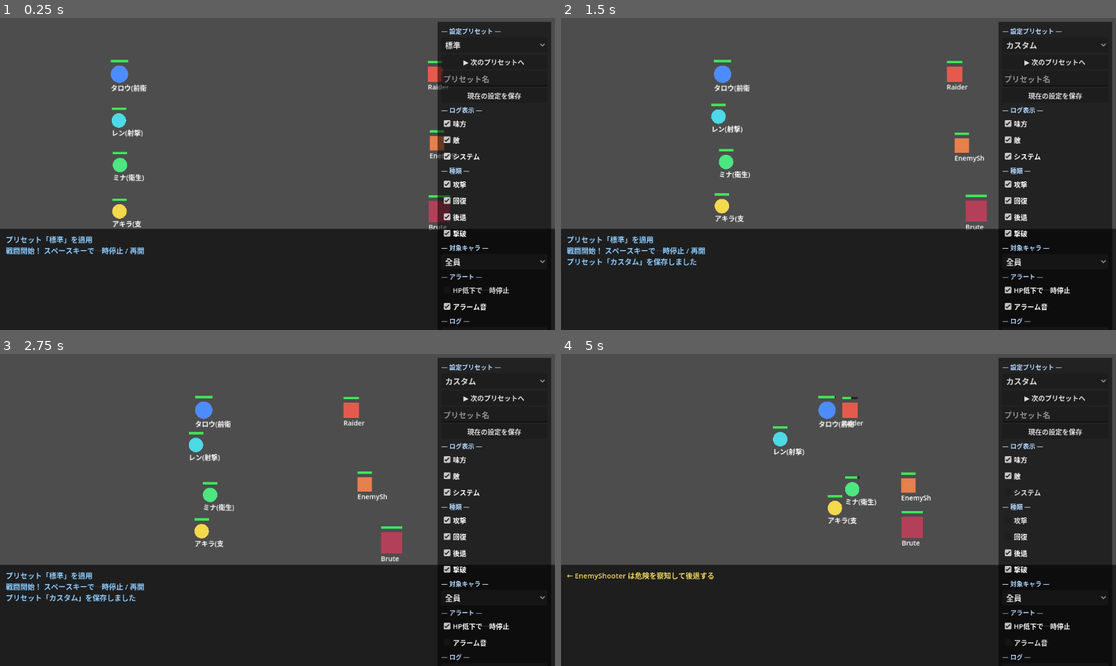
Above: before the commit, frames 1-4 (two rows, left to right).
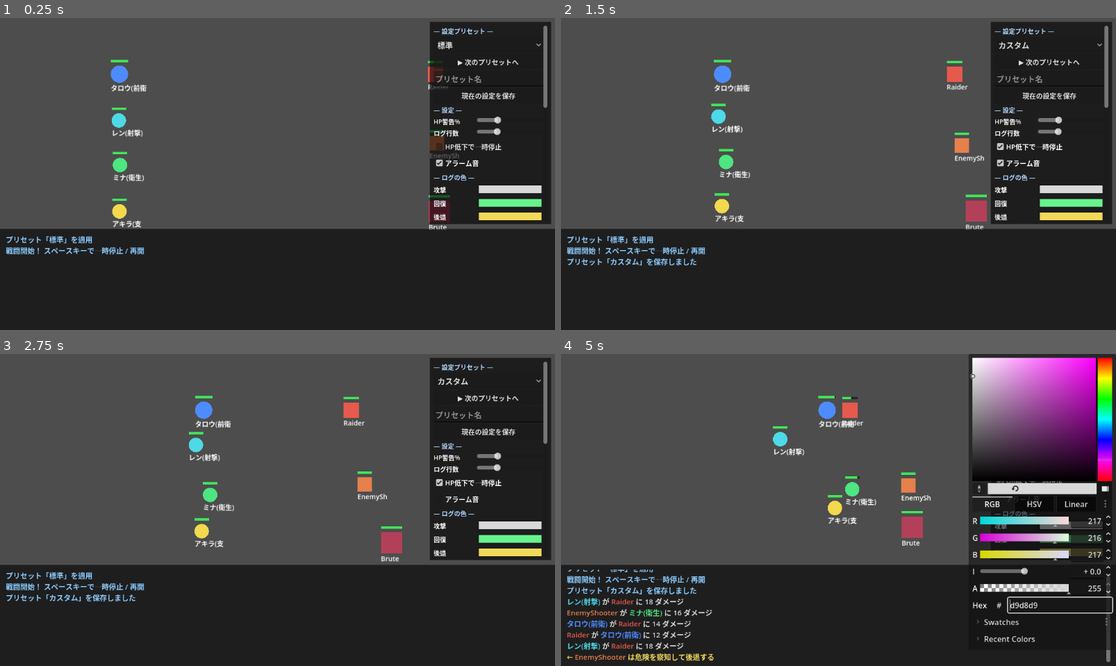
Above: after the commit, the same moments.

Repository: GGF1sh/AutoRTS-Project
Game: Godot game, scene res://Main.tscn
The game is run twice, just before and just after one commit, with the same random seed, the same clock (stepped at 60 frames per second) and the same inputs.
Inputs (mouse positions are in pixels of both pictures, inside the frame that each line leads up to):
- Up to frame 1 (0.25 s): no input
- Up to frame 2 (1.5 s): click "現在の設定を保存" at 0.5 s; click "HP低下で一時停止" at 1.25 s
- Up to frame 3 (2.75 s): click "アラーム音" at 2 s
- Up to frame 4 (5 s): click "システム" at 2.75 s; click (1054, 519) at 3.5 s, where only the run before the commit has a clickable "攻撃"; click (1054, 534) at 4.25 s, where only the run before the commit has a clickable "回復"

The runs differ from the first frame. In frame 1, 4.4% of the frame differs, in the area x 77-100%, y 1-99%; in frame 2, 4.4%; in frame 3, 4.4%; in frame 4, 18%, in the area x 1-100%, y 0-99%.

Commit message:
v0.8.1: ログ色分け＆ゲーム内CONFIG UI＆ログ保存設定
- ログ中のキャラ名をそのキャラ色で表示（_colorize_names, BBCode入れ子）
- 右上パネルをScrollContainer化し設定をその場編集:
  HP警告%/ログ行数スライダー、ログ6種のカラーピッカー、各チェック
- プリセット切替時にスライダー/色も追従（_suppress_ui_signalガード）
- ログ保存をデフォルトOFF＋自動保存チェック＋FileDialogで保存先選択＋手動保存
- 設定の保留論点を docs/ideas/DESIGN_QUESTIONS.md に記録

Diff:
--- a/GameData.gd
+++ b/GameData.gd
@@ -24,6 +24,8 @@
 	"alarm_on": true,
 	"auto_pause_on_alert": false,
 	"max_log_lines": 12,
+	"log_save_enabled": false,
+	"log_save_dir": "user://logs",
 	"log_colors": {
 		"attack": "#d9d9d9", "heal": "#66f28c", "retreat": "#f2d959",
 		"death": "#f27373", "warn": "#ff8c26", "system": "#8cccff",
--- a/Main.gd
+++ b/Main.gd
@@ -20,6 +20,10 @@
 var auto_pause_on_alert: bool = false
 var max_log_lines: int = 12
 
+# --- ログ保存設定（デフォルトOFF） ---
+var log_save_enabled: bool = false      # 戦闘終了時の自動保存
+var log_save_dir: String = "user://logs"  # 保存先（フォルダ選択で変更可）
+
 # ログの色（プリセットから読み込む。category 名 -> Color）
 var LOG_COLORS: Dictionary = {
 	"attack": Color(0.85, 0.85, 0.85), "heal": Color(0.40, 0.95, 0.55),
@@ -31,6 +35,9 @@
 
 # ログ1件 = { "text": String, "category": String, "faction": String }
 var _log_entries: Array = []
+
+# ユニット名 -> 色(#RRGGBB)。ログ中の名前を色分けするのに使う。
+var _name_colors: Dictionary = {}
 
 # --- フィルタ状態 ---
 var _show_faction: Dictionary = { "ally": true, "enemy": true, "system": true }
@@ -52,6 +59,13 @@
 var _preset_name_edit: LineEdit
 var _chk_alarm: CheckBox
 var _chk_autopause: CheckBox
+var _chk_logsave: CheckBox
+var _save_dir_label: Label
+var _file_dialog: FileDialog
+var _threshold_slider: HSlider
+var _maxlines_slider: HSlider
+var _color_buttons: Dictionary = {}     # category -> ColorPickerButton
+var _suppress_ui_signal: bool = false   # プリセット適用中はUIのシグナルを無視
 
 # 音
 var _beep_player: AudioStreamPlayer
@@ -102,7 +116,8 @@
 	_result_label.text = text
 	_result_label.visible = true
 	log_message("=== %s ===" % text, "system", "system")
-	_save_log()  # 戦闘終了時に自動保存
+	if log_save_enabled:  # 自動保存はONのときだけ
+		_save_log()
 
 
 # ============================================================
@@ -118,6 +133,8 @@
 	alarm_on = bool(p.get("alarm_on", true))
 	auto_pause_on_alert = bool(p.get("auto_pause_on_alert", false))
 	max_log_lines = int(p.get("max_log_lines", 12))
+	log_save_enabled = bool(p.get("log_save_enabled", false))
+	log_save_dir = str(p.get("log_save_dir", "user://logs"))
 
 	var colors: Dictionary = p.get("log_colors", {})
 	for key in colors.keys():
@@ -125,10 +142,23 @@
 			LOG_COLORS[key] = Color.html(colors[key])
 
 	# UIに反映（シグナルを出さずに状態だけ合わせる）
+	_suppress_ui_signal = true
 	if _chk_alarm:
 		_chk_alarm.set_pressed_no_signal(alarm_on)
 	if _chk_autopause:
 		_chk_autopause.set_pressed_no_signal(auto_pause_on_alert)
+	if _threshold_slider:
+		_threshold_slider.value = low_hp_threshold * 100.0
+	if _maxlines_slider:
+		_maxlines_slider.value = float(max_log_lines)
+	if _chk_logsave:
+		_chk_logsave.set_pressed_no_signal(log_save_enabled)
+	if _save_dir_label:
+		_save_dir_label.text = log_save_dir
+	for k in _color_buttons.keys():
+		if LOG_COLORS.has(k):
+			_color_buttons[k].color = LOG_COLORS[k]
+	_suppress_ui_signal = false
 
 	_refresh_log()
 	log_message("プリセット「%s」を適用" % preset_name, "system", "system")
@@ -158,6 +188,8 @@
 		"alarm_on": alarm_on,
 		"auto_pause_on_alert": auto_pause_on_alert,
 		"max_log_lines": max_log_lines,
+		"log_save_enabled": log_save_enabled,
+		"log_save_dir": log_save_dir,
 		"log_colors": _colors_to_hex(),
 	}
 	if GameData.save_user_preset(preset_name, preset):
@@ -234,11 +266,22 @@
 	for e in _log_entries:
 		if not _passes_filter(e):
 			continue
-		var col: Color = LOG_COLORS.get(e["category"], Color.WHITE)
-		lines.append("[color=#%s]%s[/color]" % [col.to_html(false), e["text"]])
+		var base_hex: String = LOG_COLORS.get(e["category"], Color.WHITE).to_html(false)
+		var body: String = _colorize_names(e["text"], base_hex)
+		lines.append("[color=#%s]%s[/color]" % [base_hex, body])
 	if lines.size() > max_log_lines:
 		lines = lines.slice(lines.size() - max_log_lines)
 	_log_label.text = "\n".join(lines)
+
+
+# ログ本文中のユニット名を、そのキャラの色に染める。
+# 外側の [color=base] の中で名前部分だけ別色にし、閉じると base に戻る。
+func _colorize_names(text: String, base_hex: String) -> String:
+	var s: String = text
+	for uname in _name_colors.keys():
+		if uname in s:
+			s = s.replace(uname, "[color=#%s]%s[/color]" % [_name_colors[uname], uname])
+	return s
 
 
 func _passes_filter(entry: Dictionary) -> bool:
@@ -256,7 +299,7 @@
 
 # ログ＋参加ユニット設定を user://logs/ にテキスト保存（AIに食わせる素材用）
 func _save_log() -> void:
-	var dir: String = "user://logs"
+	var dir: String = log_save_dir
 	DirAccess.make_dir_recursive_absolute(dir)
 	var stamp: String = Time.get_datetime_string_from_system().replace(":", "-").replace("T", "_")
 	var path: String = "%s/battle_%s.txt" % [dir, stamp]
@@ -359,6 +402,9 @@
 
 		_units_node.add_child(u)
 
+		# ログ用に「名前 -> 色」を登録
+		_name_colors[u.unit_name] = u.base_color.to_html(false)
+
 		if _target_option:
 			_target_option.add_item(u.unit_name)
 
@@ -454,23 +500,29 @@
 	layer.add_child(_result_label)
 
 
-# 右上の操作パネル（プリセット・フィルタ・アラート・保存）
+# 右上の設定パネル（スクロール可能）。ゲーム内CONFIGをここで完結。
 func _build_control_panel(layer: CanvasLayer) -> void:
 	var panel: PanelContainer = PanelContainer.new()
 	panel.set_anchors_preset(Control.PRESET_TOP_RIGHT)
-	panel.offset_left = -244.0
+	panel.offset_left = -260.0
 	panel.offset_right = -8.0
 	panel.offset_top = 8.0
-	panel.offset_bottom = 600.0
+	panel.offset_bottom = get_viewport_rect().size.y - 220.0  # ログ欄の上で止める
 
 	var sb: StyleBoxFlat = StyleBoxFlat.new()
-	sb.bg_color = Color(0.0, 0.0, 0.0, 0.55)
+	sb.bg_color = Color(0.0, 0.0, 0.0, 0.62)
 	sb.set_content_margin_all(8.0)
 	panel.add_theme_stylebox_override("panel", sb)
 	layer.add_child(panel)
 
+	var scroll: ScrollContainer = ScrollContainer.new()
+	scroll.horizontal_scroll_mode = ScrollContainer.SCROLL_MODE_DISABLED
+	panel.add_child(scroll)
+
 	var box: VBoxContainer = VBoxContainer.new()
-	panel.add_child(box)
+	box.size_flags_horizontal = Control.SIZE_EXPAND_FILL
+	box.custom_minimum_size = Vector2(200, 0)
+	scroll.add_child(box)
 
 	# --- プリセット ---
 	box.add_child(_make_header("― 設定プリセット ―"))
@@ -488,7 +540,27 @@
 	box.add_child(_preset_name_edit)
 	box.add_child(_make_button("現在の設定を保存", _save_current_as_preset))
 
-	# --- ログフィルタ ---
+	# --- 設定（スライダー・チェック） ---
+	box.add_child(_make_header("― 設定 ―"))
+	_threshold_slider = _make_slider(5.0, 90.0, 5.0, low_hp_threshold * 100.0, _on_threshold_changed)
+	box.add_child(_labeled_row("HP警告%", _threshold_slider))
+	_maxlines_slider = _make_slider(5.0, 30.0, 1.0, float(max_log_lines), _on_maxlines_changed)
+	box.add_child(_labeled_row("ログ行数", _maxlines_slider))
+	_chk_autopause = _make_check("HP低下で一時停止", false, _on_autopause_toggled)
+	box.add_child(_chk_autopause)
+	_chk_alarm = _make_check("アラーム音", true, _on_alarm_toggled)
+	box.add_child(_chk_alarm)
+
+	# --- ログの色（カラーピッカー） ---
+	box.add_child(_make_header("― ログの色 ―"))
+	box.add_child(_make_color_row("攻撃", "attack"))
+	box.add_child(_make_color_row("回復", "heal"))
+	box.add_child(_make_color_row("後退", "retreat"))
+	box.add_child(_make_color_row("撃破", "death"))
+	box.add_child(_make_color_row("警告", "warn"))
+	box.add_child(_make_color_row("システム", "system"))
+
+	# --- ログ表示フィルタ ---
 	box.add_child(_make_header("― ログ表示 ―"))
 	box.add_child(_make_check("味方", true, _on_faction_toggled.bind("ally")))
 	box.add_child(_make_check("敵", true, _on_faction_toggled.bind("enemy")))
@@ -507,16 +579,25 @@
 	_target_option.item_selected.connect(_on_target_selected)
 	box.add_child(_target_option)
 
-	# --- アラート ---
-	box.add_child(_make_header("― アラート ―"))
-	_chk_autopause = _make_check("HP低下で一時停止", false, _on_autopause_toggled)
-	box.add_child(_chk_autopause)
-	_chk_alarm = _make_check("アラーム音", true, _on_alarm_toggled)
-	box.add_child(_chk_alarm)
-
-	# --- 保存 ---
-	box.add_child(_make_header("― ログ ―"))
-	box.add_child(_make_button("戦闘ログを保存", _save_log))
+	# --- ログ保存（デフォルトOFF） ---
+	box.add_child(_make_header("― ログ保存 ―"))
+	_chk_logsave = _make_check("終了時に自動保存", false, _on_logsave_toggled)
+	box.add_child(_chk_logsave)
+	_save_dir_label = Label.new()
+	_save_dir_label.text = log_save_dir
+	_save_dir_label.add_theme_font_size_override("font_size", 11)
+	_save_dir_label.autowrap_mode = TextServer.AUTOWRAP_WORD_SMART
+	box.add_child(_save_dir_label)
+	box.add_child(_make_button("保存先を選ぶ", _open_dir_dialog))
+	box.add_child(_make_button("今すぐ手動保存", _save_log))
+
+	# フォルダ選択ダイアログ
+	_file_dialog = FileDialog.new()
+	_file_dialog.file_mode = FileDialog.FILE_MODE_OPEN_DIR
+	_file_dialog.access = FileDialog.ACCESS_FILESYSTEM
+	_file_dialog.title = "ログ保存先フォルダを選択"
+	_file_dialog.dir_selected.connect(_on_dir_selected)
+	add_child(_file_dialog)
 
 
 func _make_header(text: String) -> Label:
@@ -570,3 +651,74 @@
 	else:
 		_filter_target = _target_option.get_item_text(index)
 	_refresh_log()
+
+
+# ---------------- 設定UIのヘルパー ----------------
+func _make_slider(minv: float, maxv: float, step: float, value: float, callback: Callable) -> HSlider:
+	var sl: HSlider = HSlider.new()
+	sl.min_value = minv
+	sl.max_value = maxv
+	sl.step = step
+	sl.value = value
+	sl.focus_mode = Control.FOCUS_NONE
+	sl.custom_minimum_size = Vector2(90, 0)
+	sl.value_changed.connect(callback)
+	return sl
+
+
+func _labeled_row(label_text: String, control: Control) -> HBoxContainer:
+	var row: HBoxContainer = HBoxContainer.new()
+	var l: Label = Label.new()
+	l.text = label_text
+	l.custom_minimum_size = Vector2(86, 0)
+	l.add_theme_font_size_override("font_size", 13)
+	row.add_child(l)
+	control.size_flags_horizontal = Control.SIZE_EXPAND_FILL
+	row.add_child(control)
+	return row
+
+
+func _make_color_row(label_text: String, key: String) -> HBoxContainer:
+	var cpb: ColorPickerButton = ColorPickerButton.new()
+	cpb.color = LOG_COLORS.get(key, Color.WHITE)
+	cpb.focus_mode = Control.FOCUS_NONE
+	cpb.custom_minimum_size = Vector2(60, 24)
+	cpb.color_changed.connect(_on_logcolor_changed.bind(key))
+	_color_buttons[key] = cpb
+	return _labeled_row(label_text, cpb)
+
+
+# ---------------- 設定UIのハンドラ ----------------
+func _on_threshold_changed(v: float) -> void:
+	if _suppress_ui_signal:
+		return
+	low_hp_threshold = v / 100.0
+
+
+func _on_maxlines_changed(v: float) -> void:
+	if _suppress_ui_signal:
+		return
+	max_log_lines = int(v)
+	_refresh_log()
+
+
+func _on_logcolor_changed(color: Color, key: String) -> void:
+	if _suppress_ui_signal:
+		return
+	LOG_COLORS[key] = color
+	_refresh_log()
+
+
+func _on_logsave_toggled(pressed: bool) -> void:
+	log_save_enabled = pressed
+
+
+func _open_dir_dialog() -> void:
+	_file_dialog.popup_centered(Vector2i(760, 520))
+
+
+func _on_dir_selected(dir: String) -> void:
+	log_save_dir = dir
+	if _save_dir_label:
+		_save_dir_label.text = dir
+	log_message("ログ保存先: %s" % dir, "system", "system")
Not shown, changed: docs/VERSION_HISTORY.md
Not shown, changed: docs/ai-log/Claude.md
Not shown, added: docs/ideas/DESIGN_QUESTIONS.md
Not shown, changed: docs/phases/Phase8_DataDriven.md
